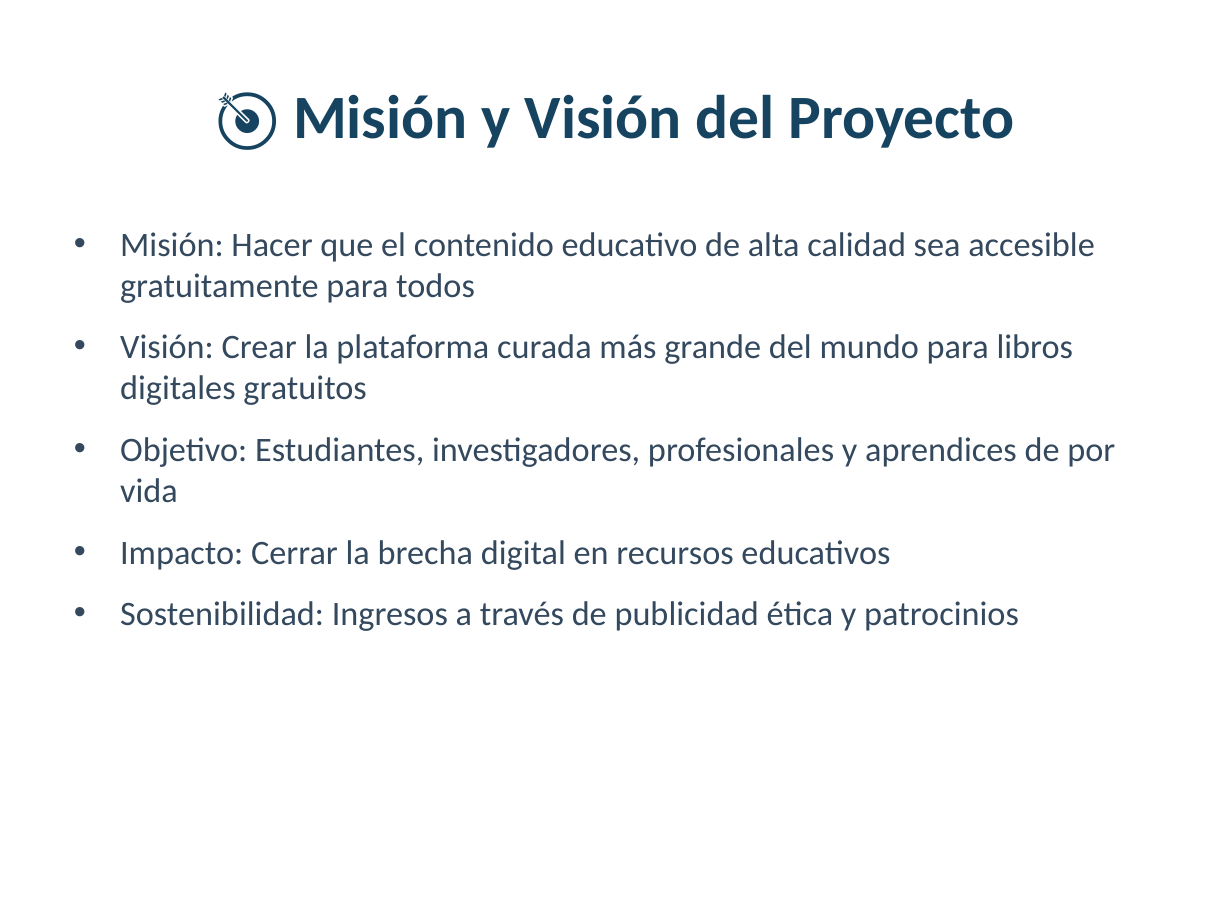
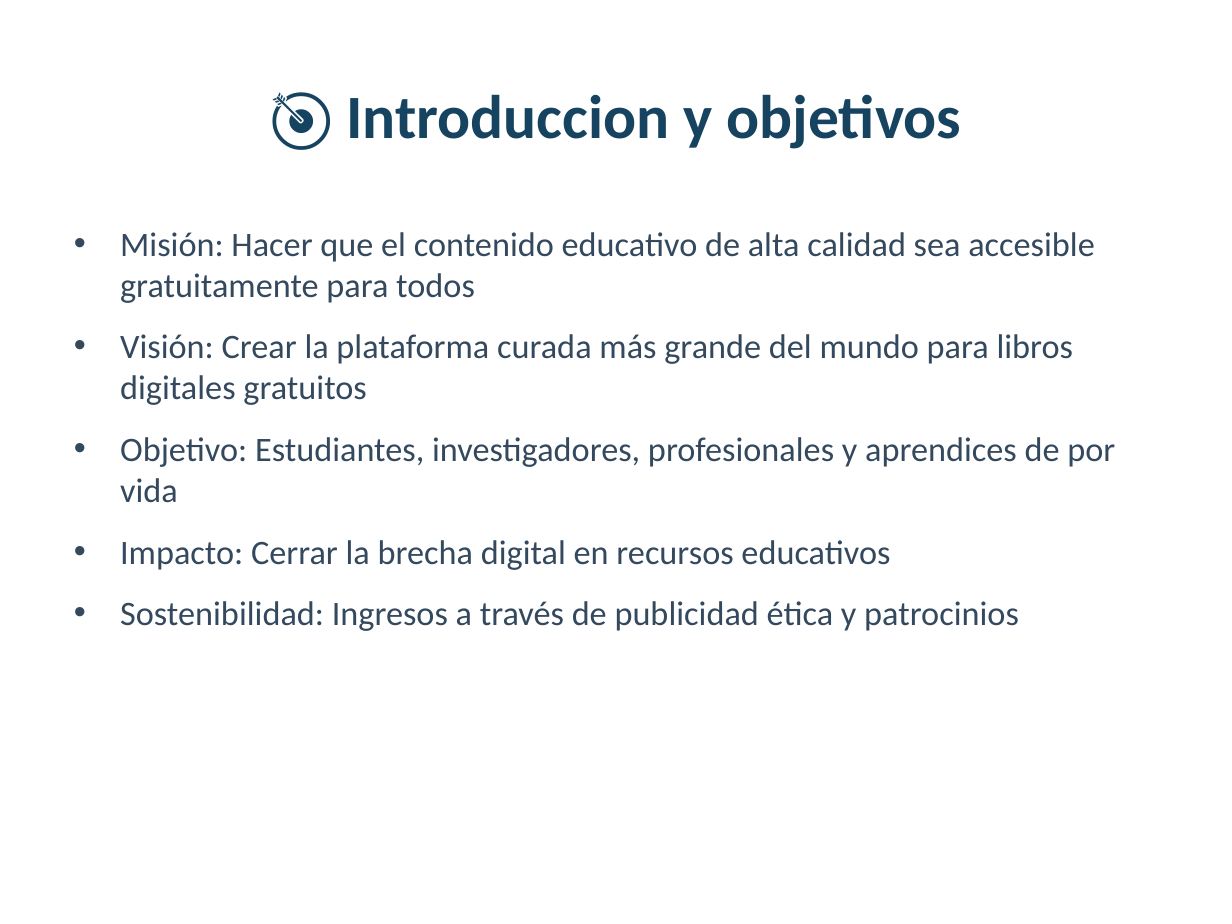
Before and after one commit to AngelTech90/University_documents, a slide deck: slide 2 of Programming_project/presentation_powerpoint/LibraryLink_Plataforma_Libros_Gratuitos_Presentacion.pptx. Drawn at 1232x924 pixels with LibreOffice and Linux fonts; fonts in the diff are those of the drawing. Boxes give left, top, right and bottom in pixels: in the first picture for what was removed or moved away, otherwise in the second. Text is boxed around its words. In the diff, an @@ line names an element or a change of style, - is before the commit and + after.

```diff
--- a/Programming_project/presentation_powerpoint/LibraryLink_Plataforma_Libros_Gratuitos_Presentacion.pptx
+++ b/Programming_project/presentation_powerpoint/LibraryLink_Plataforma_Libros_Gratuitos_Presentacion.pptx
@@ title at bbox=[346, 94, 962, 149]: text changed @@
-🎯 Misión y Visión del Proyecto
+🎯 Introduccion y objetivos
```
Also in this commit, not shown: 1 other slide changed, 1 other file.
